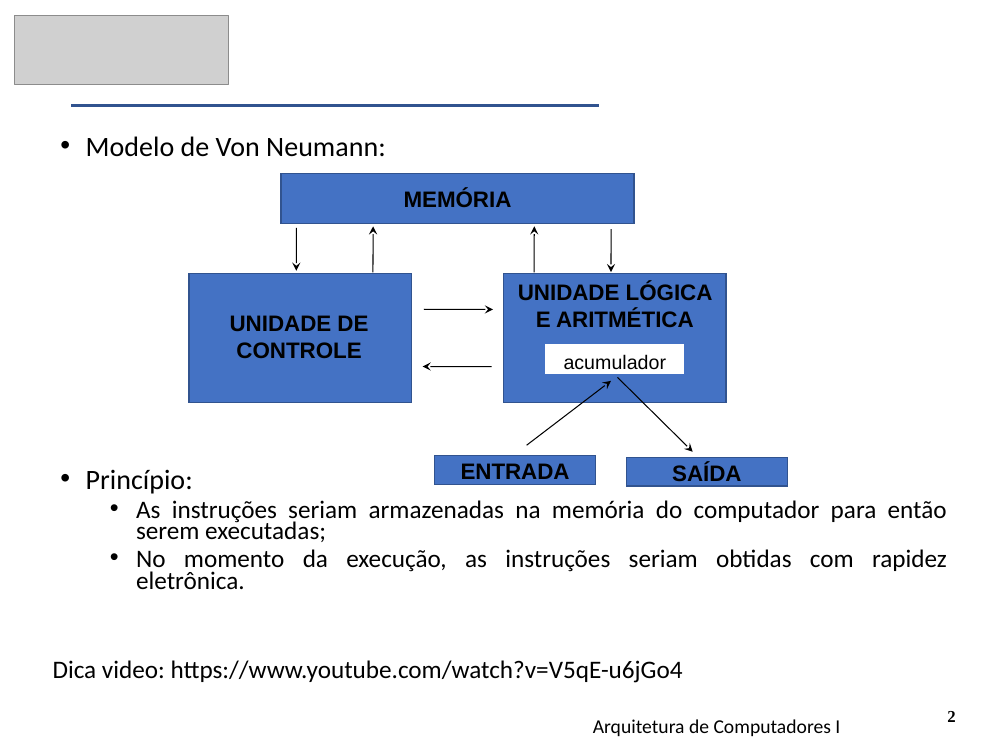
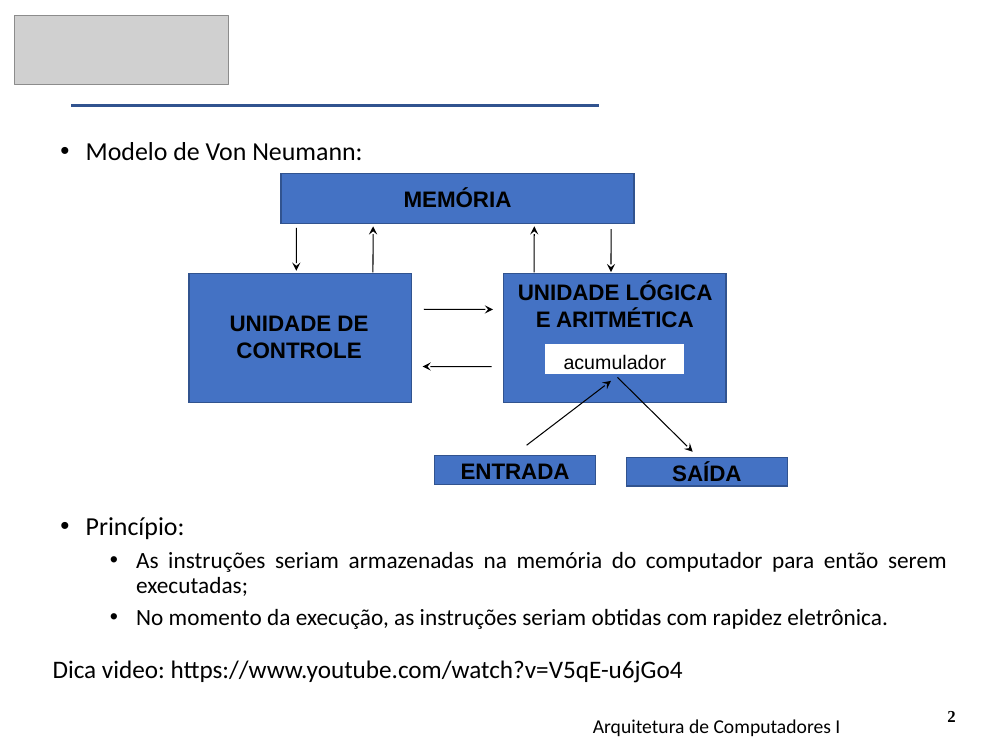
Before and after one commit to CloudEducationBrazil/WydenArquiteturaComputadores, a slide deck: slide 2 of 01 Classes/Aula3 - Arquitetura - Memória RAM e Cache.pptx. Drawn at 1008x756 pixels with LibreOffice and Linux fonts; fonts in the diff are those of the drawing; grey boxes stand for pictures. Boxes give left, top, right and bottom in pixels: in the first picture for what was removed or moved away, otherwise in the second. Text is boxed around its words. In the diff, an @@ line names an element or a change of style, - is before the commit and + after.

Commit message:
ppts nomeados Arq. de Computadores ajuste 04042023

```diff
--- a/01 Classes/Aula3 - Arquitetura - Memória RAM e Cache.pptx
+++ b/01 Classes/Aula3 - Arquitetura - Memória RAM e Cache.pptx
@@ text "Modelo de Von Neumann:" at <box>86,142,947,629</box>: size 20 to 18.5 pt in "Modelo de Von Neumann:", "Princípio:"; size 18 to 16.6 pt in "As instruções seriam armazenadas na memória do ...", "No momento da execução, as instruções seriam ..."; line spacing 0.7 to 0.9 @@
```
Also in this commit, not shown: 3 other slides changed, 3 other files.
